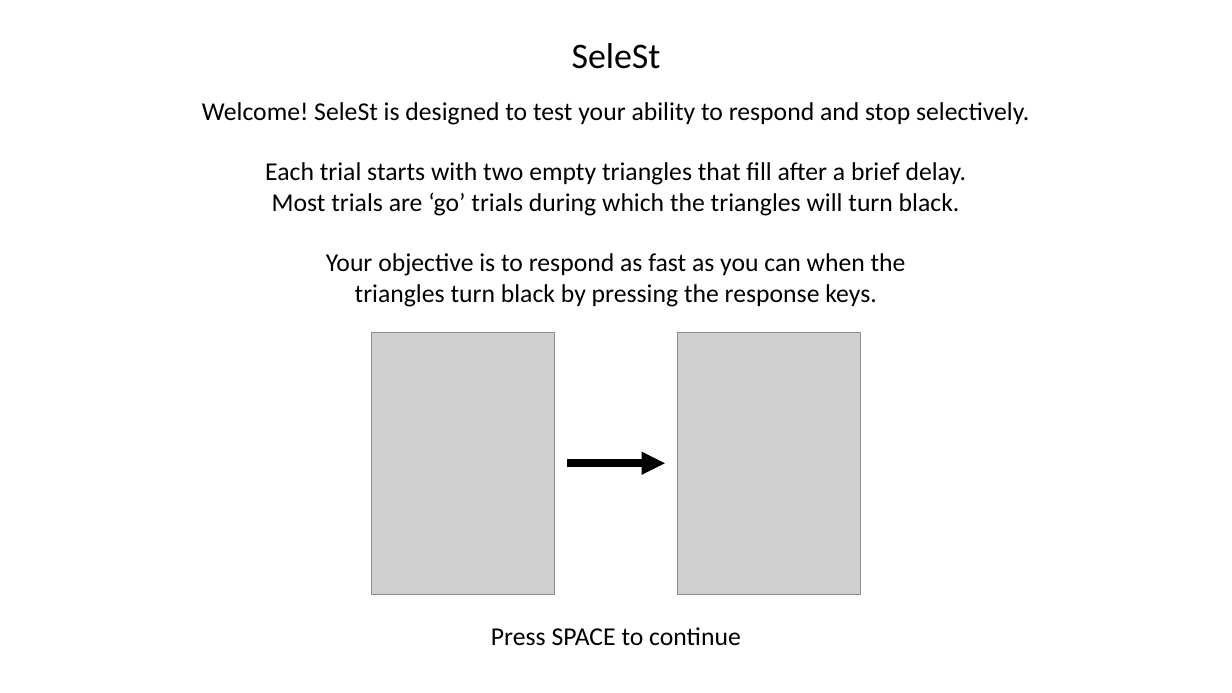
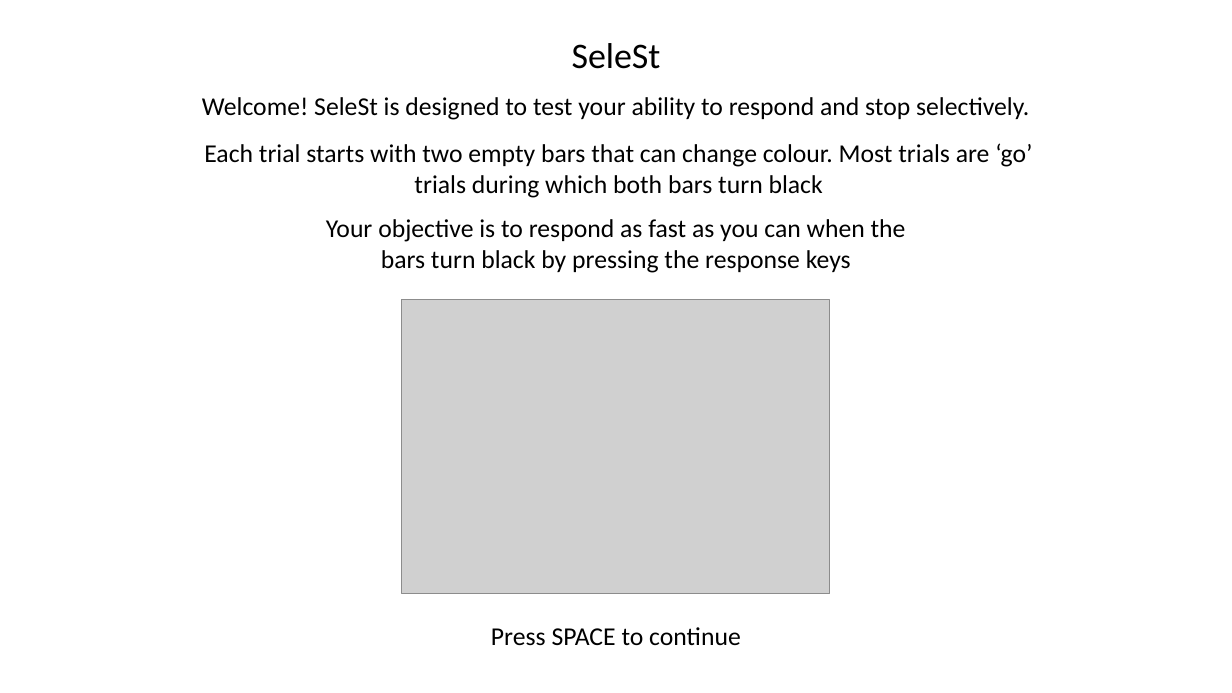
Before and after one commit to coreywadsley/SeleST, a slide deck: slide 6 of instructions/SeleSt_instruction_slides.pptx (slide 4 before the commit). Drawn at 1232x693 pixels with LibreOffice and Linux fonts; fonts in the diff are those of the drawing; grey boxes stand for pictures. Boxes give left, top, right and bottom in pixels: in the first picture for what was removed or moved away, otherwise in the second. Text is boxed around its words. In the diff, an @@ line names an element or a change of style, - is before the commit and + after.

```diff
--- a/instructions/SeleSt_instruction_slides.pptx
+++ b/instructions/SeleSt_instruction_slides.pptx
@@ text "Welcome! SeleSt is designed to ..." moved from (x1=202, y1=102, x2=1029, y2=125) to (x1=202, y1=97, x2=1029, y2=120) @@
@@ text at (x1=204, y1=143, x2=1032, y2=198): text changed @@
-Each trial starts with two empty triangles that fill after a brief delay. Most trials are ‘go’ trials during which the triangles will turn black.
+Each trial starts with two empty bars that can change colour. Most trials are ‘go’ trials during which both bars turn black
@@ text at (x1=326, y1=219, x2=906, y2=273): text changed @@
-Your objective is to respond as fast as you can when the triangles turn black by pressing the response keys.
+Your objective is to respond as fast as you can when the bars turn black by pressing the response keys
@@ picture added at (x1=402, y1=299, x2=830, y2=594) @@
@@ picture removed at (x1=372, y1=333, x2=555, y2=594) @@
@@ picture removed at (x1=677, y1=333, x2=860, y2=594) @@
@@ arrow removed from (567, 463) to (665, 463) @@
```
Also in this commit, not shown: 4 other slides changed, 12 slides added, 16 other files.
